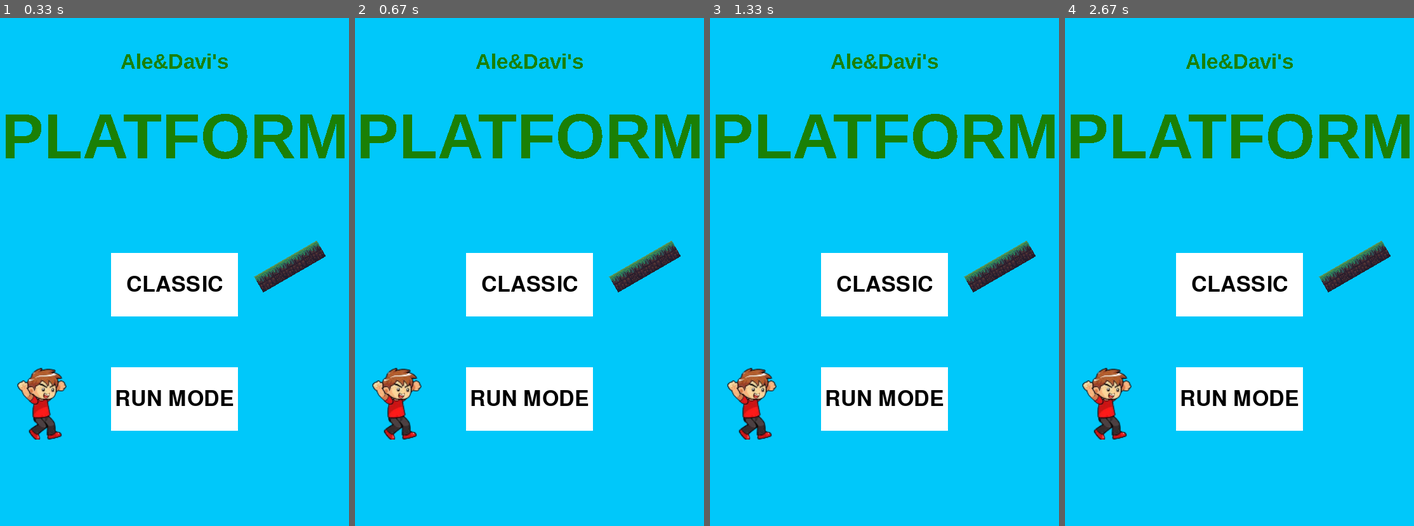
Above: before the commit, frames 1-4 (left to right).
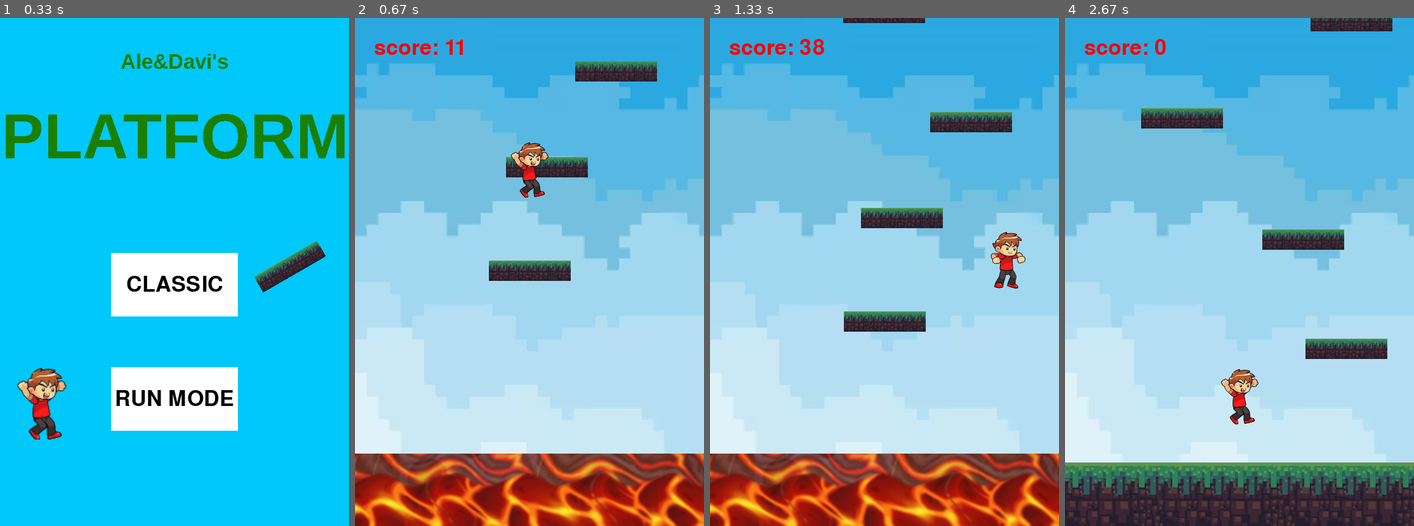
Above: after the commit, the same moments.

Repository: AleBrambilla/pygame-Brambilla-Mariani
Game: pygame game, started from main.py
The game is run twice, just before and just after one commit, with the same random seed, the same clock (stepped at 60 frames per second) and the same inputs.
Inputs (mouse positions are in pixels of both pictures, inside the frame that each line leads up to):
- Up to frame 1 (0.33 s): no input
- Up to frame 2 (0.67 s): press the mouse at (529, 399) at 0.37 s; move the mouse to (567, 332) at 0.47 s; release the mouse at (609, 261) at 0.6 s
- Up to frame 3 (1.33 s): hold Right 0.67-1.13 s; move the mouse to (870, 134) at 0.7 s; hold Right from 1.17 s (still down)
- Up to frame 4 (2.67 s): release Right at 1.63 s; press the mouse at (1239, 241) at 2.27 s; move the mouse to (1215, 200) at 2.37 s; release the mouse at (1190, 165) at 2.5 s; press the mouse at (1239, 282) at 2.6 s

Frame 1 is identical in both runs. In frame 2, 100% of the frame differs, in the area x 0-100%, y 0-100%; in frame 3, 100%; in frame 4, 100%.

Commit message:
debug passaggio morte-home

Diff:
--- a/main.py
+++ b/main.py
@@ -120,17 +120,14 @@
 stato_precedente=None
 
 while True:
+
     for event in pygame.event.get():
         if event.type == pygame.QUIT:
             pygame.quit()
             exit()
 
-#    if stato_precedente == 'morte' and stato == 'home':
-#        pygame.time.wait(400)
-#        stato_precedente=None
-#        stato = 'home'
-
     if stato == 'home':
+
         screen.fill((0,200,250))
         screen.blit(tasto_start, start_rect)
         screen.blit(inizio_scritta, inizio_scritta_rect)
@@ -141,19 +138,24 @@
         screen.blit(pygame.transform.rotozoom(player.sprite.image, 0, 1.3), (25, 550))
         screen.blit(image_piattaforma, (400, 350))
 
-        if start_rect.collidepoint(pygame.mouse.get_pos()) and event.type == pygame.MOUSEBUTTONUP and event.button == 1:
+        if start_rect.collidepoint(pygame.mouse.get_pos()) and pygame.mouse.get_pressed()[0]:
             stato = 'classico'
             inizializza()
         if start_rect.collidepoint(pygame.mouse.get_pos()) and event.type== KEYUP and event.key==K_KP_ENTER:
             stato = 'classico'
             inizializza()
 
-        if start_rect2.collidepoint(pygame.mouse.get_pos()) and event.type == pygame.MOUSEBUTTONUP and event.button == 1:
+        if start_rect2.collidepoint(pygame.mouse.get_pos()) and pygame.mouse.get_pressed()[0]:
             stato = 'run mode'
             RunMode_init()
+
         if start_rect2.collidepoint(pygame.mouse.get_pos()) and event.type== KEYUP and event.key==K_KP_ENTER:
             stato = 'run mode'
             RunMode_init()
+
+    elif stato_precedente == 'morte' and event.type==MOUSEBUTTONUP and event.button==1:
+        stato_precedente=None
+        stato='home'
 
     elif stato == 'classico':
 
@@ -250,16 +252,11 @@
         punteggio.draw_finale(screen)
         screen.blit(tasto_home, home_rect)
         screen.blit(home_scritta, home_scritta_rect)
-
-        if event.type == pygame.MOUSEBUTTONUP and event.button == 1 and home_rect.collidepoint(pygame.mouse.get_pos()):
-        #    pygame.time.wait(400)
-            stato = 'home'
-            stato_precedente = 'morte'
-        if home_rect.collidepoint(pygame.mouse.get_pos()) and event.type== KEYUP and event.key==K_KP_ENTER:
-        #    pygame.time.wait(400)
-            stato = 'home'
-            stato_precedente = 'morte'
-        if event.type== KEYUP and event.key==K_SPACE:
+        if home_rect.collidepoint(pygame.mouse.get_pos()) and pygame.mouse.get_pressed()[0]:
+            stato_precedente='morte'
+        if event.type== KEYUP and event.key==K_KP_ENTER:
+            stato_precedente='morte'
+        if event.type== KEYUP and event.key==K_SPACE and not pygame.mouse.get_pressed()[0]: #perché premendo spazio con il tasto sinistro premuto dava gameover con punteggio 0
             stato = stato_precedente
             if stato=='classico':
                 inizializza()
